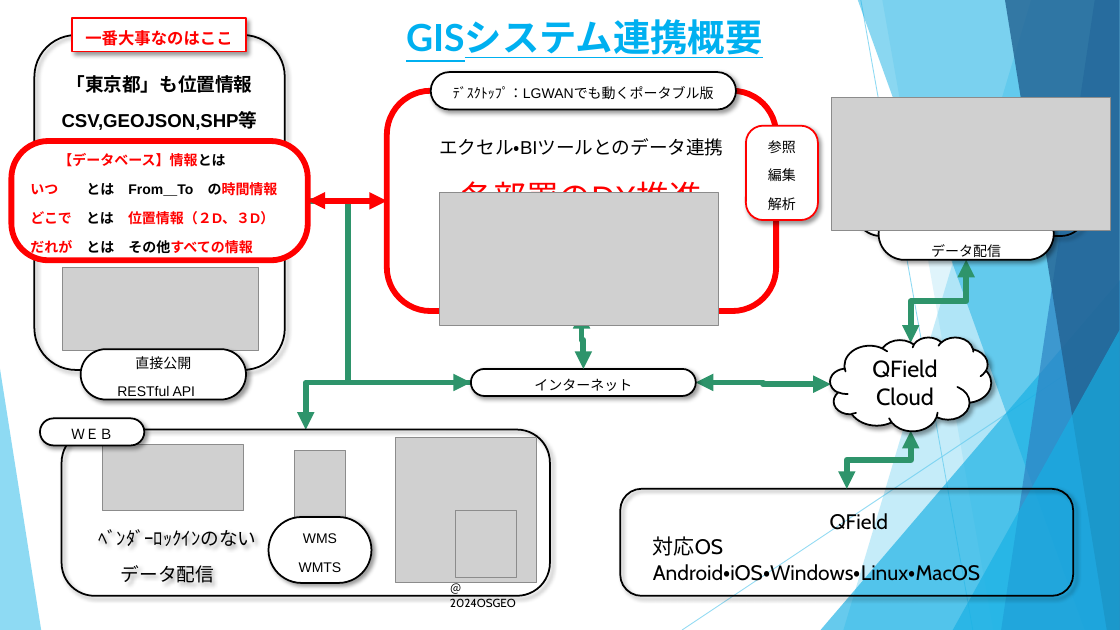
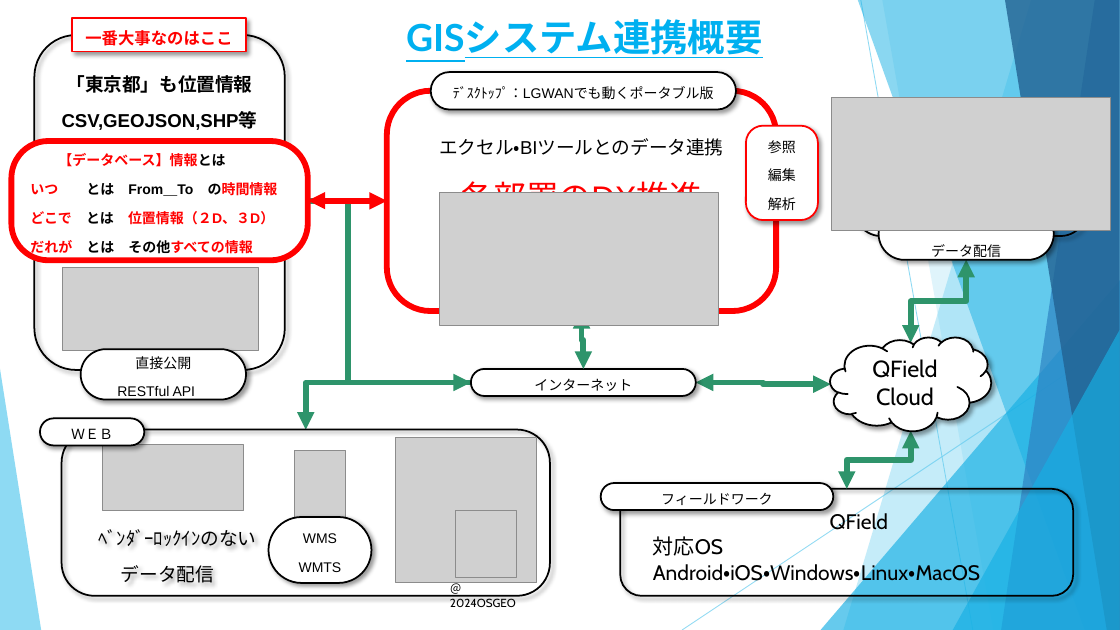
Before and after one commit to yamamoto-ryuzo/portal, a slide deck: slide 1 of パワーポイント/QGISのソリューション.pptx. Drawn at 1120x630 pixels with LibreOffice and Linux fonts; fonts in the diff are those of the drawing; grey boxes stand for pictures. Boxes give left, top, right and bottom in pixels: in the first picture for what was removed or moved away, otherwise in the second. Text is boxed around its words. In the diff, an @@ line names an element or a change of style, - is before the commit and + after.

```diff
--- a/パワーポイント/QGISのソリューション.pptx
+++ b/パワーポイント/QGISのソリューション.pptx
@@ rounded rectangle added at (x1=601, y1=483, x2=833, y2=510), fill #FFFFFF, outline #000000 1.5 pt, 12 pt, text #000000 @@
+フィールドワーク
```
Also in this commit, not shown: 2 slides added, 1 other file.
